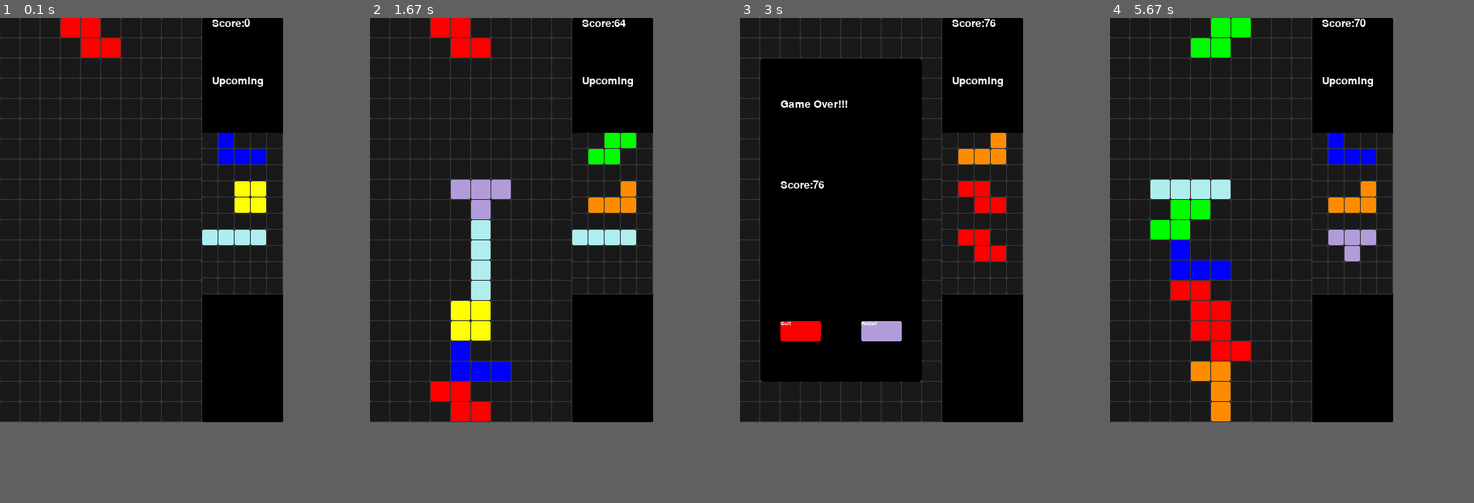
Above: before the commit, frames 1-4 (left to right).
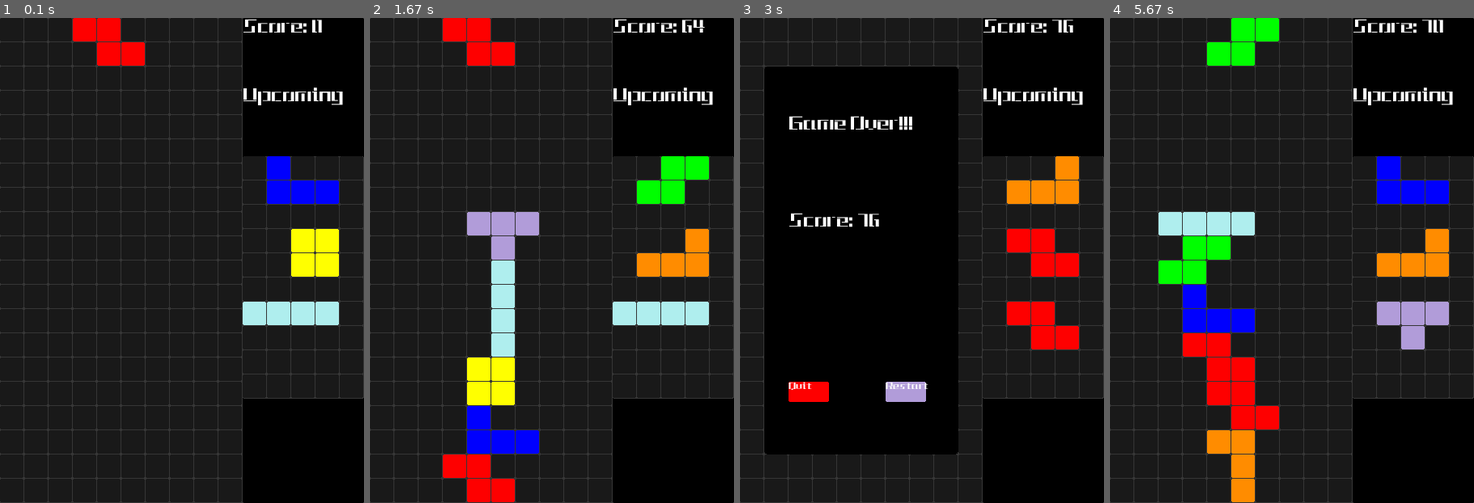
Above: after the commit, the same moments.

Repository: arevalomarco54/Tetris
Game: pygame game, started from main.py
Same seed, same stepped clock (60 frames per second), same inputs: the game is played once before the commit and once after it.
Inputs (mouse positions are in pixels of both pictures, inside the frame that each line leads up to):
- Up to frame 1 (0.1 s): no input
- Up to frame 2 (1.67 s): tap Space at 0.33, 0.73, 1.03, 1.23, 1.57 s; hold Right 0.67-1.13 s; hold Up 1.17-1.47 s; hold Right from 1.5 s (still down)
- Up to frame 3 (3 s): tap Space at 1.87, 2.07, 2.37, 2.63 s; release Right at 1.97 s; hold Left 2-2.53 s; hold Down 2.57-2.87 s
- Up to frame 4 (5.67 s): click "Restart" at 3.38 s; hold Up 3.67-4.03 s; move the mouse to (1335, 304) at 3.7 s; tap Space at 3.73, 4.13, 4.43, 4.8, 5.2, 5.5 s; hold Right 4.07-4.7 s; hold Down 4.73-5.1 s; hold Left 5.13-5.6 s; hold Right from 5.63 s (still down)
In our replay, the window is 350x500 before the commit and 450x600 after it. These sizes can differ from the game's own. Grey fills any space a smaller window leaves; there, only what the larger window draws over its background counts as a difference.

The runs differ from the first frame. In frame 1, 36% of the frame differs, in the area x 0-100%, y 0-100%; in frame 2, 44%; in frame 3, 42%; in frame 4, 45%.

Commit message:
sprites_ip

Diff:
--- /dev/null
+++ b/Tetris-Font/Fonts Magazine.txt
@@ -0,0 +1,13 @@
+Download the complete set of this font family at "https://fontsmagazine.com/"
+
+"Fonts Magazine" Features as an amazing huge best quality collection of free fonts,
+premium fonts, and dingbats.
+
+Some fonts provided are trial versions of the full versions and may not allow embedding,
+Unless a commercial license is purchased or may contain a limited character set.
+Please review any files included with your download,
+Which will usually include information on the usage and licenses of the fonts.
+If no information is provided,
+Please use at your own discretion or contact the author directly.
+
+Note: For using this font commercially mention (Fontsmagazine.com) as a provider for it necessarily.
--- a/main.py
+++ b/main.py
@@ -310,11 +310,11 @@
 
       pygame.draw.rect(win, black, (width, 0, width_ex, height), border_radius = 2)
 
-      score_text = game_font.render(f'Score:{score}', True, white)
-      win.blit(score_text, (int(width+ .05*width),0))
+      score_text = game_font.render(f'Score: {score}', True, white)
+      win.blit(score_text, (width ,0))
 
       upcoming_text = game_font.render(f'Upcoming', True, white)
-      win.blit(upcoming_text, (int(width+ .05*width),int(height/7)))
+      win.blit(upcoming_text, (width,int(height/7)))
 
       pygame.draw.rect(win, bkgrd_grey, (width, int(2/7 * height), width_ex, width_ex*2), border_radius = 2)
       lrows = np.array([0,4])
@@ -363,7 +363,7 @@
             pygame.draw.rect(win, red, quit_button_pos, border_radius = 2)
             pygame.draw.rect(win, purple, restart_button_pos, border_radius = 2 )
             game_over_text = game_font.render("Game Over!!!", True, white)
-            over_score_text = game_font.render(f'Score:{score}', True, white)
+            over_score_text = game_font.render(f'Score: {score}', True, white)
             quit_text = small_game_font.render('Quit', True, white)
             restart_text = small_game_font.render('Restart', True, white)
             win.blit(game_over_text, (int(width * 1/5), int(height *1/5)))
@@ -489,12 +489,12 @@
 
 
 #Initiates the window, sets window size and title, and calls the game loop
-height = 500
-width_ex = int(height* 1/5)
+height = 600
+width_ex = int(height* 1/4)
 width = int(height* 1/2)
 pygame.init()
-game_font = pygame.font.Font(f"New_Tegomin/NewTegomin-Regular.ttf", int(0.04*height))
-small_game_font=pygame.font.Font(f'New_Tegomin/NewTegomin-Regular.ttf', int(0.02*height))
+game_font = pygame.font.Font(f"tetris/Tetris-Font/Tetris.ttf", int(0.08*width))
+small_game_font=pygame.font.Font(f'tetris/Tetris-Font/Tetris.ttf', int(0.04*width))
 win = pygame.display.set_mode((int(height/2 + width_ex), height))
 pygame.display.set_caption("Tetris")
 game_loop()
Binary file added: Sprites/blue.png
Binary file added: Sprites/green.png
Binary file added: Sprites/light_blue.png
Binary file added: Sprites/orange.png
Binary file added: Sprites/purple.png
Binary file added: Sprites/red.png
Binary file added: Sprites/yellow.png
Binary file added: Tetris-Font/Tetris.ttf
